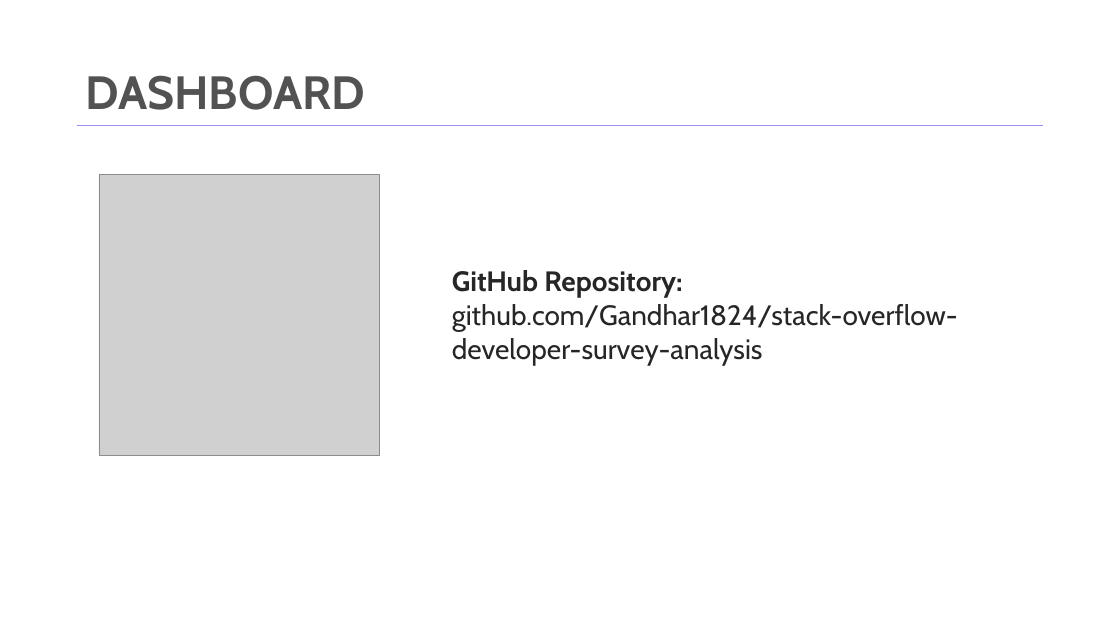
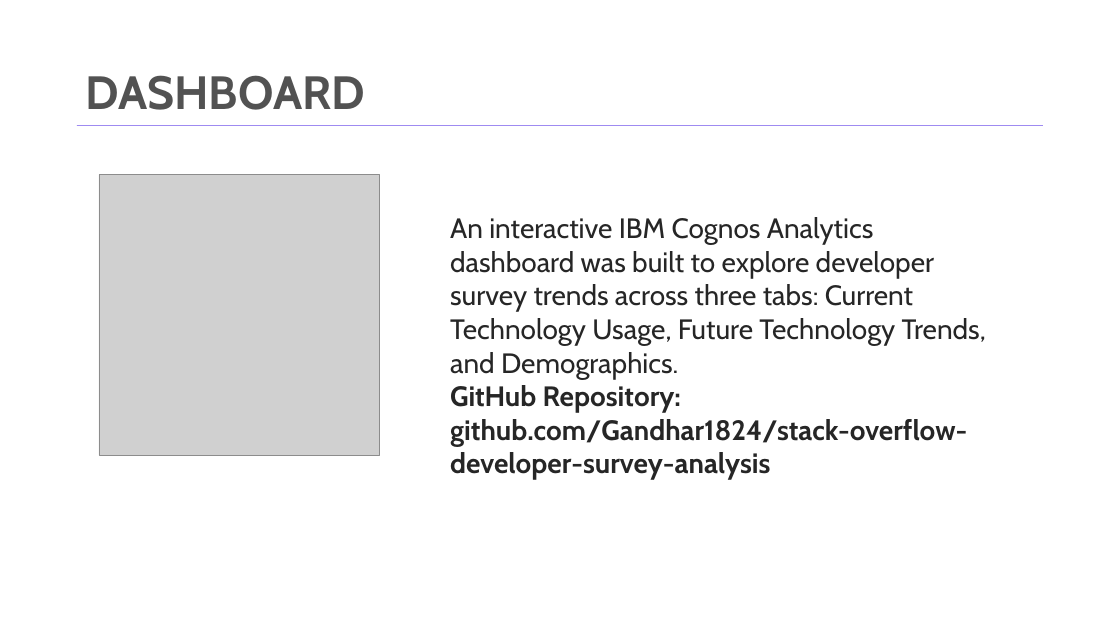
Before and after one commit to Gandhar1824/stack-overflow-developer-survey-analysis, a slide deck: slide 13 of presentation/Capstone-Story-Presentation.pptx (slide 11 before the commit). Drawn at 1120x630 pixels with LibreOffice and Linux fonts; fonts in the diff are those of the drawing; grey boxes stand for pictures; background and template pictures are left out. Boxes give left, top, right and bottom in pixels: in the first picture for what was removed or moved away, otherwise in the second. Text is boxed around its words. In the diff, an @@ line names an element or a change of style, - is before the commit and + after.

```diff
--- a/presentation/Capstone-Story-Presentation.pptx
+++ b/presentation/Capstone-Story-Presentation.pptx
@@ text "An interactive IBM Cognos Analytics ...": place and size @@
-text "An interactive IBM Cognos Analytics ..." at (452, 270, 958, 365)
+text "An interactive IBM Cognos Analytics ..." at (450, 217, 986, 480)
@@ text at (450, 217, 986, 379): paragraph added @@
+An interactive IBM Cognos Analytics dashboard was built to explore developer survey trends across three tabs: Current Technology Usage, Future Technology Trends, and Demographics.
@@ text at (450, 385, 967, 480): bold on in "github.com/Gandhar1824/stack-overflow-developer-survey-analy ..." @@
```
